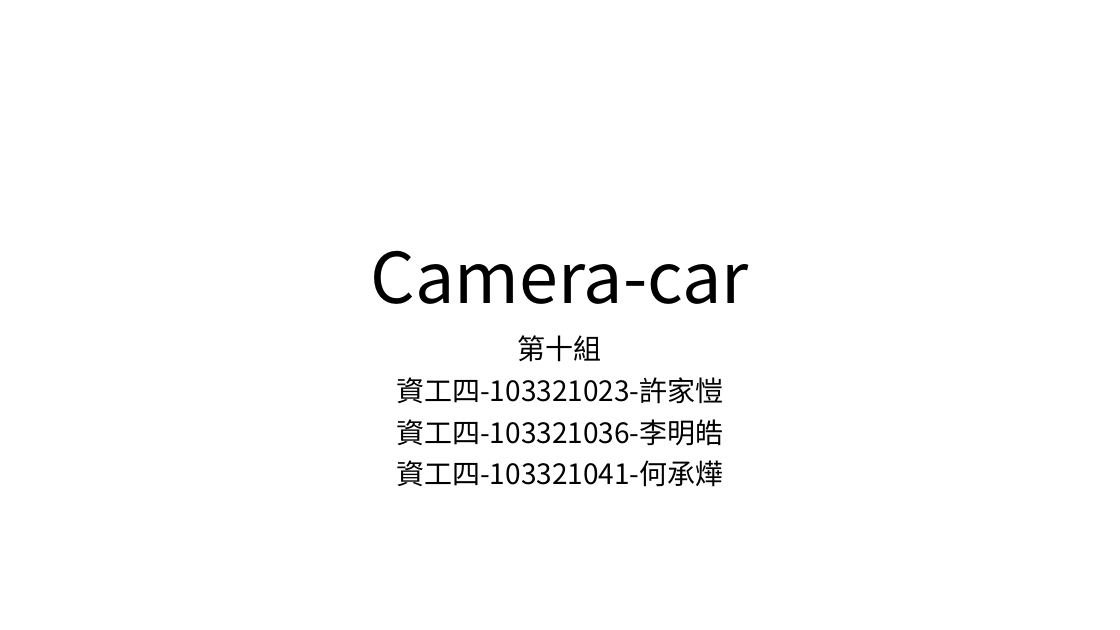
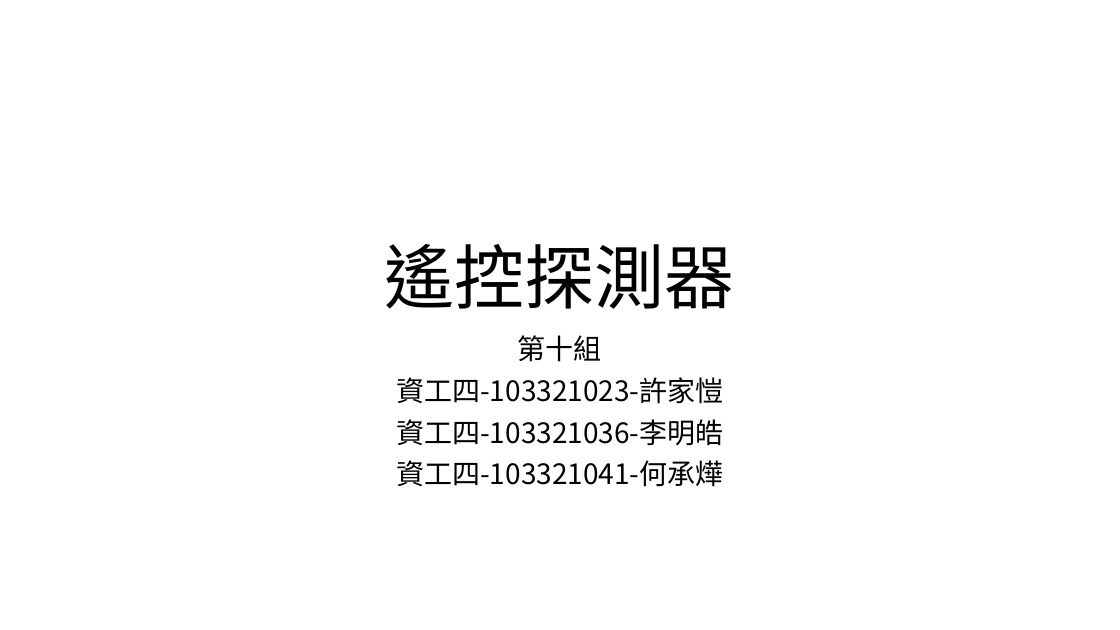
Before and after one commit to NCNU-OpenSource/camera-car, a slide deck: slide 1 of Camera-car.ppt. Drawn at 1120x630 pixels with LibreOffice and Linux fonts; fonts in the diff are those of the drawing. Boxes give left, top, right and bottom in pixels: in the first picture for what was removed or moved away, otherwise in the second. Text is boxed around its words. In the diff, an @@ line names an element or a change of style, - is before the commit and + after.

```diff
--- a/Camera-car.ppt
+++ b/Camera-car.ppt
@@ title at [385, 244, 735, 309]: text changed @@
-Camera-car
+遙控探測器
```
Also in this commit, not shown: 1 other file.
